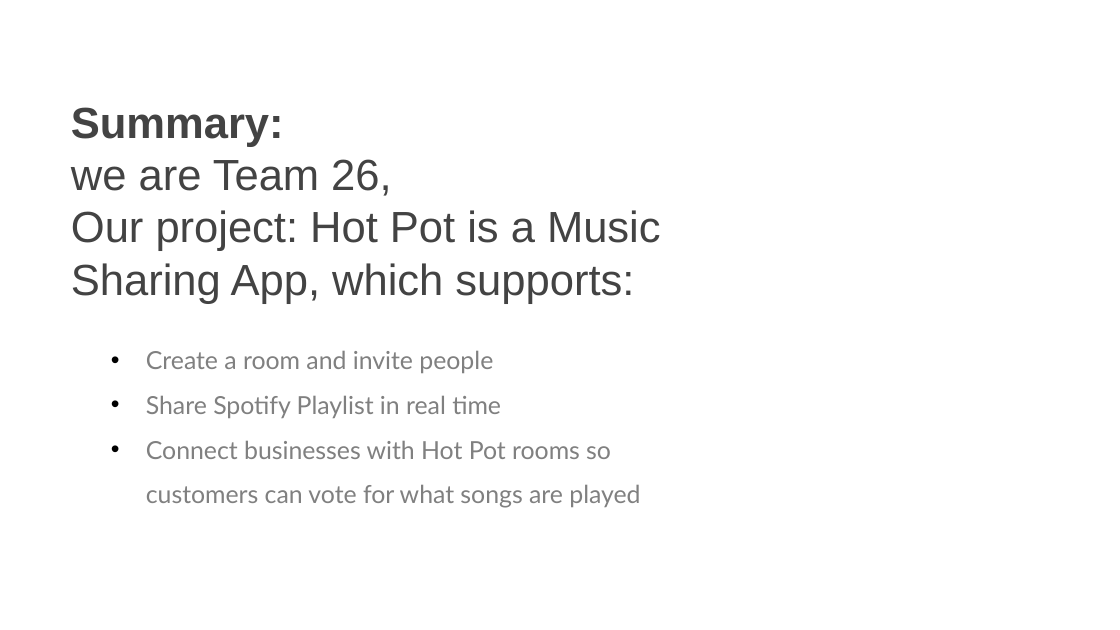
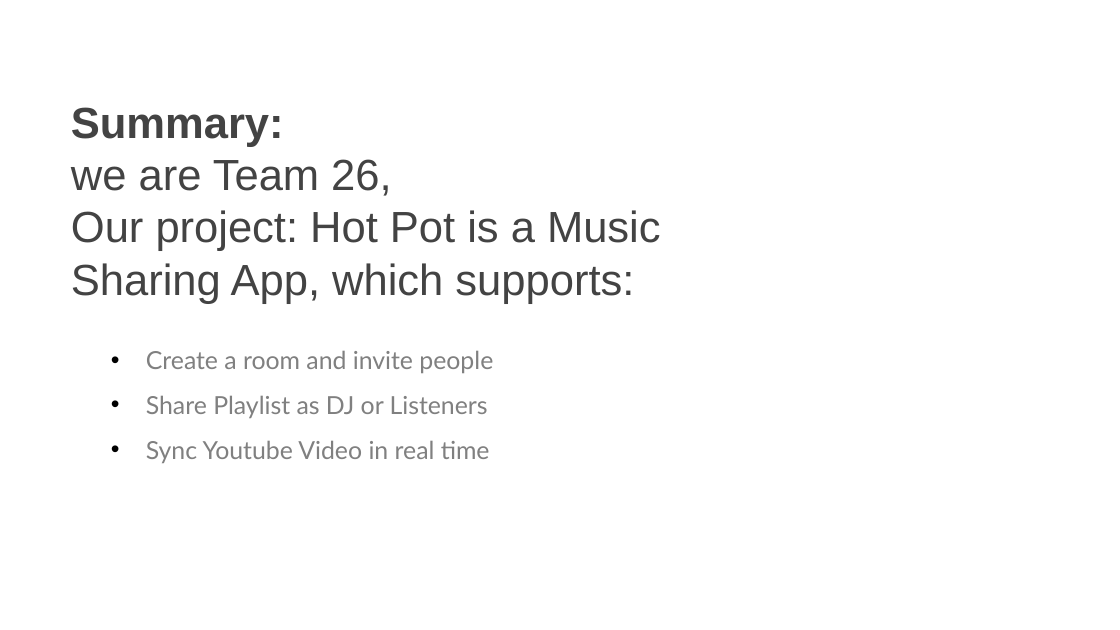
Before and after one commit to nkjack/17437-hot-pot-music-share, a slide deck: slide 13 of sprint-presentations/1119_WebApp_presentation.pptx (slide 12 before the commit). Drawn at 1120x630 pixels with LibreOffice and Linux fonts; fonts in the diff are those of the drawing; background and template pictures are left out. Boxes give left, top, right and bottom in pixels: in the first picture for what was removed or moved away, otherwise in the second. Text is boxed around its words. In the diff, an @@ line names an element or a change of style, - is before the commit and + after.

```diff
--- a/sprint-presentations/1119_WebApp_presentation.pptx
+++ b/sprint-presentations/1119_WebApp_presentation.pptx
@@ text at (146,396,490,463): text changed @@
-• Share Spotify Playlist in real time
-• Connect businesses with Hot Pot rooms so customers can vote for what songs are played
+• Share Playlist as DJ or Listeners
+• Sync Youtube Video in real time
```
Also in this commit, not shown: 3 other slides changed, 5 slides added, 4 slides removed, 5 other files.
